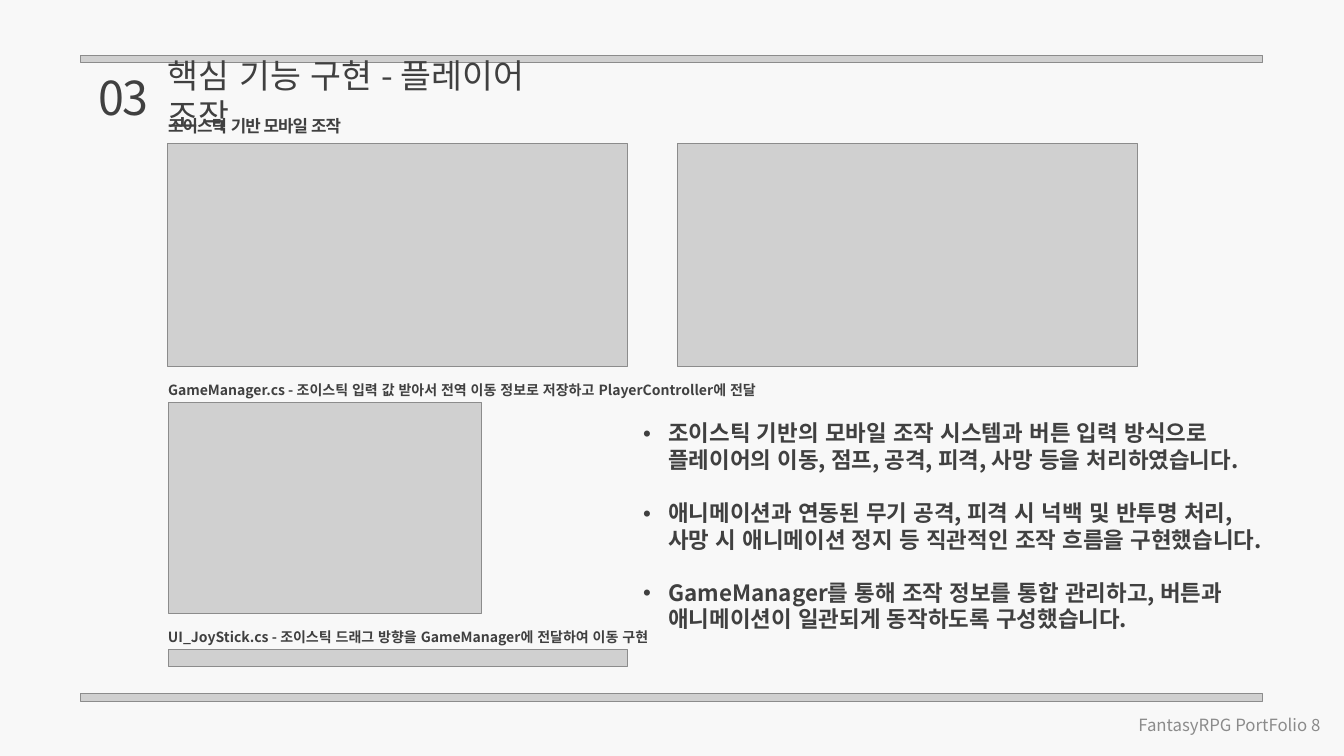
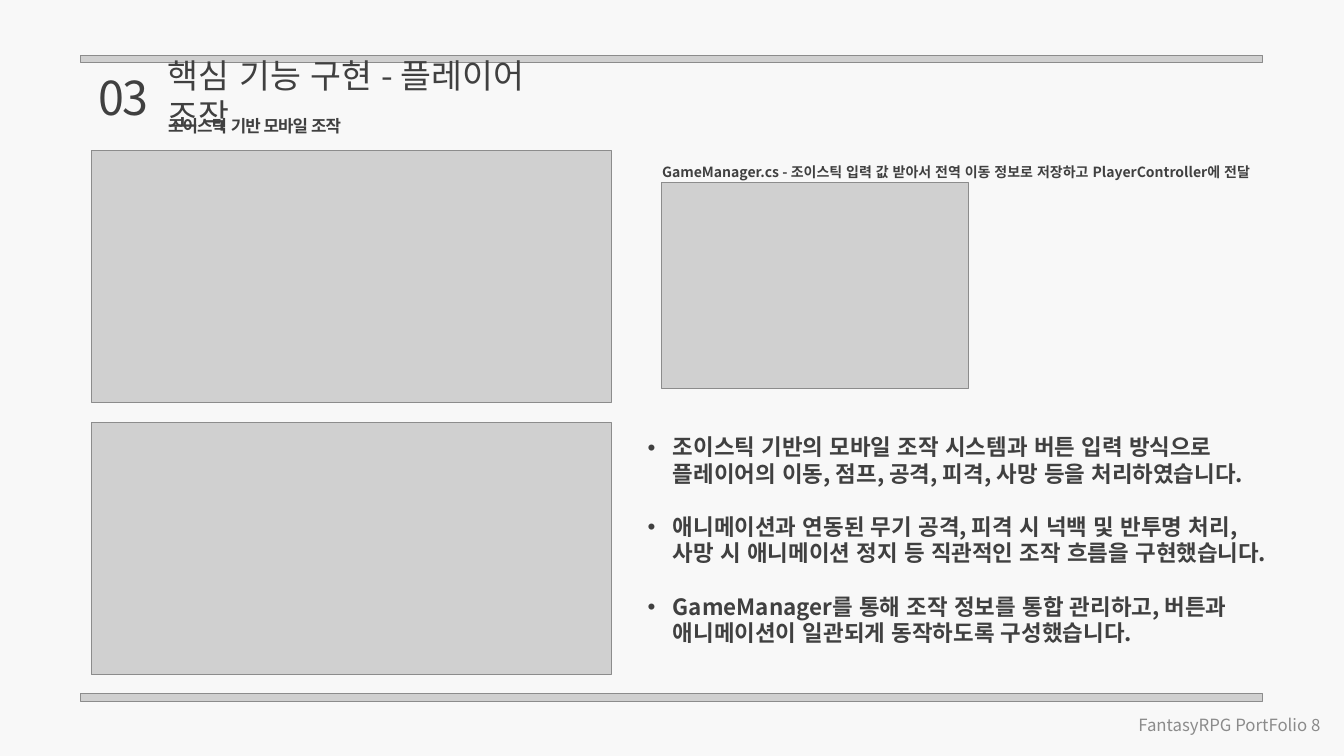
Before and after one commit to xxxuug/FantasyRPG, a slide deck: slide 8 of FantasyRPG.pptx. Drawn at 1344x756 pixels with LibreOffice and Linux fonts; fonts in the diff are those of the drawing; grey boxes stand for pictures. Boxes give left, top, right and bottom in pixels: in the first picture for what was removed or moved away, otherwise in the second. Text is boxed around its words. In the diff, an @@ line names an element or a change of style, - is before the commit and + after.

```diff
--- a/FantasyRPG.pptx
+++ b/FantasyRPG.pptx
@@ picture: place and size @@
-picture at [168,143,628,366]
+picture at [91,151,611,403]
@@ text "GameManager.cs - 조이스틱 입력 값 ...": place and size @@
-text "GameManager.cs - 조이스틱 입력 값 ..." at [168,383,756,399]
+text "GameManager.cs - 조이스틱 입력 값 ..." at [662,165,1250,181]
@@ picture: place and size @@
-picture at [168,402,482,613]
+picture at [661,182,968,388]
@@ picture: place and size @@
-picture at [677,143,1137,366]
+picture at [91,422,612,675]
@@ text "조이스틱 기반의 모바일 조작 시스템과 ...": place and size @@
-text "조이스틱 기반의 모바일 조작 시스템과 ..." at [668,422,1262,629]
+text "조이스틱 기반의 모바일 조작 시스템과 ..." at [673,436,1266,643]
@@ picture removed at [168,649,627,667] @@
@@ text removed at [168,630,648,646] @@
-UI_JoyStick.cs - 조이스틱 드래그 방향을 GameManager에 전달하여 이동 구현
```
Also in this commit, not shown: 3 other slides changed.
